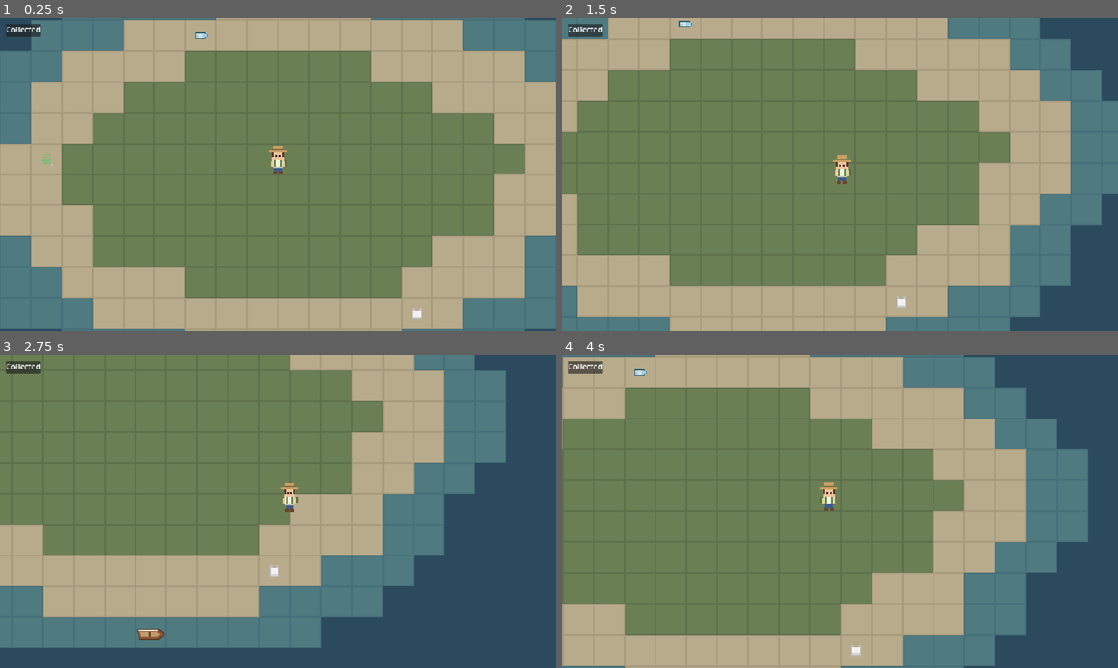
Above: before the commit, frames 1-4 (two rows, left to right).
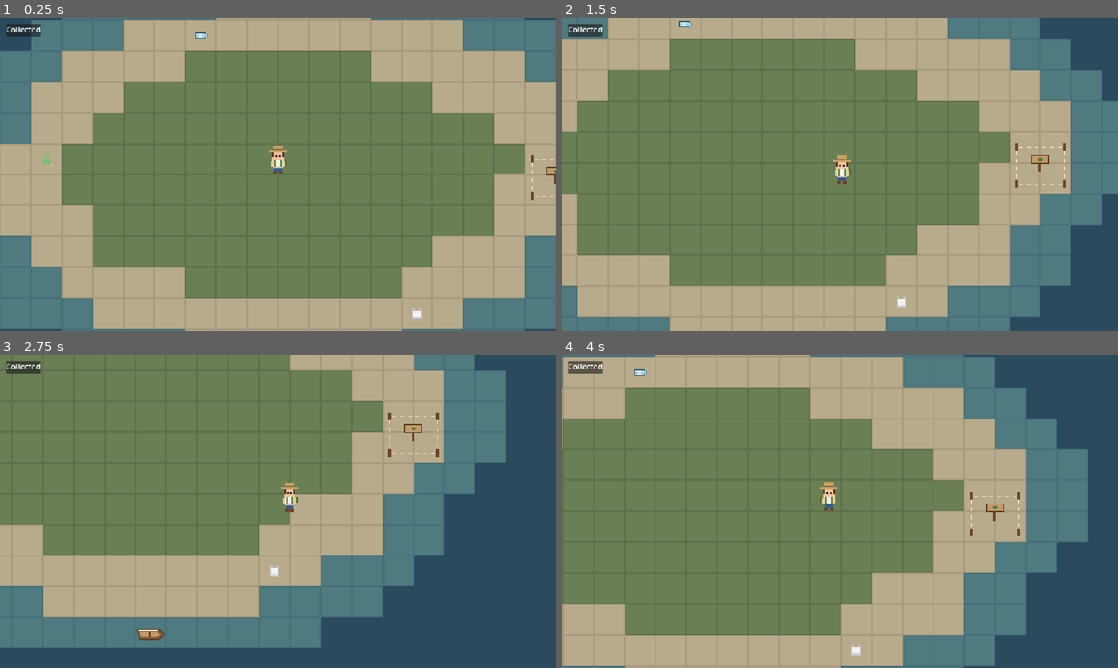
Above: after the commit, the same moments.

Repository: detronics-apps/ocean-haven
Game: Godot game, scene res://scenes/world/ocean_world.tscn
Two runs of this game, one before a commit and one after it. Both use one fixed random seed, a clock stepped at 60 frames per second and the inputs below.
Inputs (mouse positions are in pixels of both pictures, inside the frame that each line leads up to):
- Up to frame 1 (0.25 s): no input
- Up to frame 2 (1.5 s): tap Enter at 0.5 s; move the mouse to (962, 158) at 0.52 s; hold D (move_right) 0.53-1.28 s; hold E (interact) 0.53-1.28 s; click (962, 158) at 0.67 s; move the mouse to (728, 190) at 1.27 s; hold S (move_down) from 1.28 s (still down); tap E (interact) at 1.35 s; click (728, 190) at 1.42 s
- Up to frame 3 (2.75 s): move the mouse to (333, 442) at 2.02 s; release S (move_down) at 2.03 s; hold D (move_right) from 2.03 s (still down); hold E (interact) from 2.03 s (still down); click (333, 442) at 2.17 s
- Up to frame 4 (4 s): move the mouse to (812, 574) at 2.77 s; release D (move_right) at 2.78 s; release E (interact) at 2.78 s; hold W (move_up) 2.78-3.53 s; tap E (interact) at 2.85 s; click (812, 574) at 2.92 s; move the mouse to (1006, 558) at 3.52 s; hold A (move_left) from 3.53 s (still down); hold E (interact) from 3.53 s (still down); click (1006, 558) at 3.67 s

The runs differ from the first frame. In frame 1, 0.1% of the frame differs, in the area x 95-100%, y 43-59%; in frame 2, 0.2%, in the area x 81-91%, y 40-55%; in frame 3, 0.2%; in frame 4, 0.2%.

Commit message:
Add the first sanctuary: Turtle Protection Area
- Build site on the east beach: walk up and press E / tap it. Needs 5
  collected litter, recycled into the fence posts; the hint shows
  progress (n/5).
- Built: fenced nest area replaces the staked plot, a 'built!' note
  with a fact, and a second turtle arrives nearby.
- BuildingData resources in data/buildings/; BuildSite scene reusable
  for later buildings.
- Inventory.total()/take(); HUD hides emptied rows.
- tests/test_sanctuary.gd: refused with 3 litter, built with 5, litter
  used up, turtle arrives.

Co-Authored-By: Claude Opus 5.5 <noreply@anthropic.com>

Diff:
--- /dev/null
+++ b/assets/buildings/turtle_sanctuary/build_site.svg
@@ -0,0 +1,20 @@
+<svg xmlns="http://www.w3.org/2000/svg" width="64" height="64" viewBox="0 0 64 64" shape-rendering="crispEdges">
+  <!-- Placeholder build site: corner stakes, rope outline, signpost -->
+  <g fill="#e8dcb8">
+    <rect x="10" y="16" width="4" height="1"/><rect x="18" y="16" width="4" height="1"/><rect x="26" y="16" width="4" height="1"/>
+    <rect x="34" y="16" width="4" height="1"/><rect x="42" y="16" width="4" height="1"/><rect x="50" y="16" width="4" height="1"/>
+    <rect x="10" y="54" width="4" height="1"/><rect x="18" y="54" width="4" height="1"/><rect x="26" y="54" width="4" height="1"/>
+    <rect x="34" y="54" width="4" height="1"/><rect x="42" y="54" width="4" height="1"/><rect x="50" y="54" width="4" height="1"/>
+    <rect x="7" y="20" width="1" height="4"/><rect x="7" y="28" width="1" height="4"/><rect x="7" y="36" width="1" height="4"/><rect x="7" y="44" width="1" height="4"/>
+    <rect x="56" y="20" width="1" height="4"/><rect x="56" y="28" width="1" height="4"/><rect x="56" y="36" width="1" height="4"/><rect x="56" y="44" width="1" height="4"/>
+  </g>
+  <g fill="#6b4428">
+    <rect x="6" y="12" width="3" height="8"/><rect x="55" y="12" width="3" height="8"/>
+    <rect x="6" y="50" width="3" height="8"/><rect x="55" y="50" width="3" height="8"/>
+    <rect x="30" y="30" width="3" height="12"/>
+  </g>
+  <rect x="22" y="24" width="19" height="9" fill="#5a3a22"/>
+  <rect x="23" y="25" width="17" height="7" fill="#c49a6c"/>
+  <rect x="30" y="27" width="4" height="3" fill="#4f7a3a"/>
+  <rect x="34" y="28" width="1" height="1" fill="#4f7a3a"/>
+</svg>
--- /dev/null
+++ b/assets/buildings/turtle_sanctuary/turtle_protection_area.svg
@@ -0,0 +1,22 @@
+<svg xmlns="http://www.w3.org/2000/svg" width="64" height="64" viewBox="0 0 64 64" shape-rendering="crispEdges">
+  <!-- Placeholder turtle protection area: recycled-plastic fence, nest mound, sign -->
+  <ellipse cx="32" cy="40" rx="13" ry="8" fill="#cdbf9c"/>
+  <ellipse cx="32" cy="39" rx="9" ry="5" fill="#ddd0ae"/>
+  <g fill="#7fa3c8">
+    <rect x="6" y="18" width="52" height="2"/><rect x="6" y="24" width="52" height="2"/>
+    <rect x="6" y="52" width="52" height="2"/><rect x="6" y="58" width="52" height="2"/>
+    <rect x="7" y="18" width="2" height="42"/><rect x="55" y="18" width="2" height="42"/>
+  </g>
+  <g fill="#4d6f94">
+    <rect x="5" y="14" width="4" height="14"/><rect x="18" y="14" width="4" height="14"/><rect x="30" y="14" width="4" height="14"/>
+    <rect x="42" y="14" width="4" height="14"/><rect x="55" y="14" width="4" height="14"/>
+    <rect x="5" y="48" width="4" height="14"/><rect x="18" y="48" width="4" height="14"/><rect x="30" y="48" width="4" height="14"/>
+    <rect x="42" y="48" width="4" height="14"/><rect x="55" y="48" width="4" height="14"/>
+    <rect x="5" y="31" width="4" height="12"/><rect x="55" y="31" width="4" height="12"/>
+  </g>
+  <rect x="20" y="3" width="24" height="11" fill="#5a3a22"/>
+  <rect x="21" y="4" width="22" height="9" fill="#e8e2d0"/>
+  <rect x="28" y="6" width="6" height="5" fill="#4f7a3a"/>
+  <rect x="34" y="7" width="2" height="3" fill="#6f9a4f"/>
+  <rect x="27" y="6" width="1" height="1" fill="#4f7a3a"/><rect x="27" y="10" width="1" height="1" fill="#4f7a3a"/>
+</svg>
--- /dev/null
+++ b/data/buildings/turtle_protection_area.tres
@@ -0,0 +1,13 @@
+[gd_resource type="Resource" script_class="BuildingData" format=3]
+
+[ext_resource type="Texture2D" path="res://assets/buildings/turtle_sanctuary/turtle_protection_area.svg" id="1_5jcrs"]
+[ext_resource type="Script" path="res://scripts/buildings/building_data.gd" id="2_10cu4"]
+[ext_resource type="Texture2D" path="res://assets/buildings/turtle_sanctuary/build_site.svg" id="3_dgj7q"]
+
+[resource]
+script = ExtResource("2_10cu4")
+id = &"turtle_protection_area"
+display_name = "Turtle Protection Area"
+site_texture = ExtResource("3_dgj7q")
+built_texture = ExtResource("1_5jcrs")
+fact = "Protecting nesting beaches gives turtle eggs a safer start. The fence posts are made from the plastic you collected!"
--- /dev/null
+++ b/scenes/buildings/build_site.tscn
@@ -0,0 +1,20 @@
+[gd_scene format=3]
+
+[ext_resource type="Script" path="res://scripts/buildings/build_site.gd" id="1_caoh1"]
+
+[node name="BuildSite" type="Node2D" unique_id=333766902]
+script = ExtResource("1_caoh1")
+
+[node name="Sprite2D" type="Sprite2D" parent="." unique_id=1739616883]
+
+[node name="Hint" type="Label" parent="." unique_id=680804498]
+visible = false
+offset_left = -120.0
+offset_top = -46.0
+offset_right = 360.0
+offset_bottom = -22.0
+scale = Vector2(0.5, 0.5)
+theme_override_font_sizes/font_size = 16
+theme_override_colors/font_outline_color = Color(0, 0, 0, 1)
+theme_override_constants/outline_size = 6
+horizontal_alignment = 1
--- a/scenes/world/ocean_world.tscn
+++ b/scenes/world/ocean_world.tscn
@@ -8,8 +8,11 @@
 [ext_resource type="Resource" path="res://data/items/plastic_bottle.tres" id="4_uhrbv"]
 [ext_resource type="Resource" path="res://data/items/plastic_bag.tres" id="5_tch0r"]
 [ext_resource type="Resource" path="res://data/items/fishing_line.tres" id="6_elm8k"]
+[ext_resource type="PackedScene" path="res://scenes/buildings/build_site.tscn" id="7_5ny6f"]
 [ext_resource type="PackedScene" path="res://scenes/animals/turtle.tscn" id="7_tch0r"]
+[ext_resource type="Script" path="res://scripts/buildings/build_site.gd" id="8_0ob8n"]
 [ext_resource type="Script" path="res://scripts/animals/animal.gd" id="8_elm8k"]
+[ext_resource type="Resource" path="res://data/buildings/turtle_protection_area.tres" id="9_4aha6"]
 [ext_resource type="Resource" path="res://data/animals/green_turtle.tres" id="9_5ny6f"]
 [ext_resource type="PackedScene" path="res://scenes/player/boat.tscn" id="9_jy21m"]
 [ext_resource type="Script" path="res://scripts/player/boat.gd" id="10_5ny6f"]
@@ -100,6 +103,12 @@
 item = ExtResource("6_elm8k")
 floating = false
 
+[node name="TurtleSanctuarySite" type="Node2D" parent="." unique_id=333766902 instance=ExtResource("7_5ny6f")]
+position = Vector2(288, 0)
+script = ExtResource("8_0ob8n")
+building = ExtResource("9_4aha6")
+reward_animal = ExtResource("7_tch0r")
+
 [node name="GreenTurtle" type="CharacterBody2D" parent="." unique_id=159053969 instance=ExtResource("7_tch0r")]
 position = Vector2(-460, 40)
 collision_layer = 0
--- /dev/null
+++ b/scripts/buildings/build_site.gd
@@ -0,0 +1,60 @@
+class_name BuildSite
+extends Node2D
+## A plot where a building can go. The ranger (on foot) builds it with the
+## interact action or by tapping it, once they have enough litter.
+
+signal built(building: BuildingData)
+
+@export var building: BuildingData
+## Spawned nearby once built: animals return to protected places.
+@export var reward_animal: PackedScene
+@export var reward_offset := Vector2(140, 20)
+@export var use_range := 56.0
+
+var is_built := false
+
+@onready var _sprite: Sprite2D = $Sprite2D
+@onready var _hint: Label = $Hint
+
+
+func _enter_tree() -> void:
+	add_to_group("build_sites")
+
+
+func _ready() -> void:
+	_sprite.texture = building.site_texture
+
+
+func _process(_delta: float) -> void:
+	_hint.visible = not is_built and _ranger_in_range()
+	if _hint.visible:
+		_hint.text = "E / tap: build %s (%d/%d litter)" % [
+			building.display_name, mini(Inventory.total(), building.cost_litter), building.cost_litter]
+
+
+func _unhandled_input(event: InputEvent) -> void:
+	if is_built or not _ranger_in_range():
+		return
+	var tapped := ControlledBody.is_tap(event) and get_global_mouse_position().distance_to(global_position) < 32.0
+	if tapped or event.is_action_pressed("interact"):
+		get_viewport().set_input_as_handled()
+		build()
+
+
+## Builds it if the ranger has enough litter. Returns whether it was built.
+func build() -> bool:
+	if is_built or not Inventory.take(building.cost_litter):
+		return false
+	is_built = true
+	_sprite.texture = building.built_texture
+	if reward_animal:
+		var animal: Node2D = reward_animal.instantiate()
+		animal.position = position + reward_offset
+		get_parent().add_child(animal)
+	built.emit(building)
+	return true
+
+
+func _ranger_in_range() -> bool:
+	var ranger := ControlledBody.active(get_tree())
+	return ranger is Player and ranger.global_position.distance_to(global_position) <= use_range
--- /dev/null
+++ b/scripts/buildings/building_data.gd
@@ -0,0 +1,13 @@
+class_name BuildingData
+extends Resource
+## One kind of building. Each is a .tres file in data/buildings/.
+
+@export var id: StringName
+@export var display_name: String
+## Shown before it's built (the staked-out plot).
+@export var site_texture: Texture2D
+@export var built_texture: Texture2D
+## Pieces of collected litter needed; they're recycled into building materials.
+@export var cost_litter := 5
+## Short, accurate fact shown when it's built.
+@export_multiline var fact: String
--- a/scripts/player/boat.gd
+++ b/scripts/player/boat.gd
@@ -17,7 +17,7 @@
 
 
 func _unhandled_input(event: InputEvent) -> void:
-	var tapped_boat := _is_tap(event) and get_global_mouse_position().distance_to(global_position) < 20.0
+	var tapped_boat := is_tap(event) and get_global_mouse_position().distance_to(global_position) < 20.0
 	if (tapped_boat or event.is_action_pressed("interact")) and _toggle():
 		get_viewport().set_input_as_handled()
 		return
--- a/scripts/player/controlled_body.gd
+++ b/scripts/player/controlled_body.gd
@@ -27,7 +27,7 @@
 
 func _unhandled_input(event: InputEvent) -> void:
 	# Touch taps arrive as mouse clicks (emulate_mouse_from_touch is on by default).
-	if controlled and _is_tap(event):
+	if controlled and is_tap(event):
 		_target = get_global_mouse_position()
 		_has_target = true
 
@@ -60,5 +60,5 @@
 	velocity = Vector2.ZERO
 
 
-static func _is_tap(event: InputEvent) -> bool:
+static func is_tap(event: InputEvent) -> bool:
 	return event is InputEventMouseButton and event.pressed and event.button_index == MOUSE_BUTTON_LEFT
--- a/scripts/systems/inventory.gd
+++ b/scripts/systems/inventory.gd
@@ -2,14 +2,39 @@
 ## Autoload "Inventory": what the ranger is carrying, counted per item id.
 
 signal item_added(item: ItemData, count: int)
+signal item_removed(item: ItemData, count: int)
 
 var _counts: Dictionary[StringName, int] = {}
+var _items: Dictionary[StringName, ItemData] = {}
 
 
 func add(item: ItemData, amount := 1) -> void:
+	_items[item.id] = item
 	_counts[item.id] = _counts.get(item.id, 0) + amount
 	item_added.emit(item, _counts[item.id])
 
 
 func count(id: StringName) -> int:
 	return _counts.get(id, 0)
+
+
+func total() -> int:
+	var n := 0
+	for c in _counts.values():
+		n += c
+	return n
+
+
+## Removes `amount` items of any kind, biggest piles first. Removes nothing and
+## returns false if there aren't enough.
+# ponytail: every item is litter for now; take by kind once non-litter items exist.
+func take(amount: int) -> bool:
+	if total() < amount:
+		return false
+	while amount > 0:
+		var id: StringName = _counts.keys().reduce(func(a, b): return a if _counts[a] >= _counts[b] else b)
+		var n := mini(amount, _counts[id])
+		_counts[id] -= n
+		amount -= n
+		item_removed.emit(_items[id], _counts[id])
+	return true
--- a/scripts/ui/hud.gd
+++ b/scripts/ui/hud.gd
@@ -1,6 +1,6 @@
 extends CanvasLayer
 ## On-screen inventory counts, plus a short non-blocking note with a fact when
-## something is collected or discovered.
+## something is collected, discovered or built.
 
 var _labels: Dictionary[StringName, Label] = {}
 var _toast_tween: Tween
@@ -13,10 +13,26 @@
 func _ready() -> void:
 	_toast.modulate.a = 0.0
 	Inventory.item_added.connect(_on_item_added)
+	Inventory.item_removed.connect(_set_row)
 	Journal.discovered.connect(_on_discovered)
+	for site: BuildSite in get_tree().get_nodes_in_group("build_sites"):
+		site.built.connect(_on_built)
 
 
 func _on_item_added(item: ItemData, count: int) -> void:
+	_set_row(item, count)
+	_show_toast("%s collected!\n%s" % [item.display_name, item.fact])
+
+
+func _on_discovered(animal: AnimalData) -> void:
+	_show_toast("New discovery: %s!\n%s" % [animal.display_name, animal.fact])
+
+
+func _on_built(building: BuildingData) -> void:
+	_show_toast("%s built!\n%s" % [building.display_name, building.fact])
+
+
+func _set_row(item: ItemData, count: int) -> void:
 	if not _labels.has(item.id):
 		var row := HBoxContainer.new()
 		var icon := TextureRect.new()
@@ -30,11 +46,7 @@
 		_rows.add_child(row)
 		_labels[item.id] = label
 	_labels[item.id].text = "%s  x%d" % [item.display_name, count]
-	_show_toast("%s collected!\n%s" % [item.display_name, item.fact])
-
-
-func _on_discovered(animal: AnimalData) -> void:
-	_show_toast("New discovery: %s!\n%s" % [animal.display_name, animal.fact])
+	_labels[item.id].get_parent().visible = count > 0
 
 
 func _show_toast(text: String) -> void:
--- /dev/null
+++ b/tests/test_sanctuary.gd
@@ -0,0 +1,65 @@
+extends SceneTree
+## Building the turtle protection area: refused with too little litter, then built
+## with enough — litter is used up and a new turtle arrives.
+## Run: godot --headless --path . --script res://tests/test_sanctuary.gd
+
+var _world: Node
+var _site: Node2D  # untyped: BuildSite uses autoloads
+var _inventory: Node
+var _frames := 0
+var _bottle: ItemData = load("res://data/items/plastic_bottle.tres")
+var _bag: ItemData = load("res://data/items/plastic_bag.tres")
+
+
+func _initialize() -> void:
+	_world = load("res://scenes/world/ocean_world.tscn").instantiate()
+	root.add_child(_world)
+	_site = _world.get_node("TurtleSanctuarySite")
+	_inventory = root.get_node("Inventory")
+	# Ranger walks up to the site.
+	(_world.get_node("Player") as Node2D).global_position = _site.global_position + Vector2(0, 24)
+	_inventory.add(_bottle, 3)
+
+
+func _physics_process(_delta: float) -> bool:
+	_frames += 1
+	if _frames == 5:
+		_interact()
+	elif _frames == 10:
+		if _site.is_built:
+			return _fail("built with only 3 litter")
+		_inventory.add(_bag, 2)
+		_interact()
+	elif _frames == 15:
+		if not _site.is_built:
+			return _fail("not built with 5 litter")
+		if _inventory.total() != 0:
+			return _fail("litter not used up (%d left)" % _inventory.total())
+		if _count_animals() != 2:
+			return _fail("expected a second turtle, found %d animals" % _count_animals())
+		print("PASS")
+		quit(0)
+		return true
+	return false
+
+
+func _count_animals() -> int:
+	var n := 0
+	for child in _world.get_children():
+		var script: Script = child.get_script()
+		if script and script.resource_path == "res://scripts/animals/animal.gd":
+			n += 1
+	return n
+
+
+func _interact() -> void:
+	var e := InputEventAction.new()
+	e.action = &"interact"
+	e.pressed = true
+	Input.parse_input_event(e)
+
+
+func _fail(why: String) -> bool:
+	printerr("FAIL: " + why)
+	quit(1)
+	return true
Not shown, added: assets/buildings/turtle_sanctuary/build_site.svg.import
Not shown, added: assets/buildings/turtle_sanctuary/turtle_protection_area.svg.import
Not shown, added: scripts/buildings/build_site.gd.uid
Not shown, added: scripts/buildings/building_data.gd.uid
Not shown, added: tests/test_sanctuary.gd.uid
